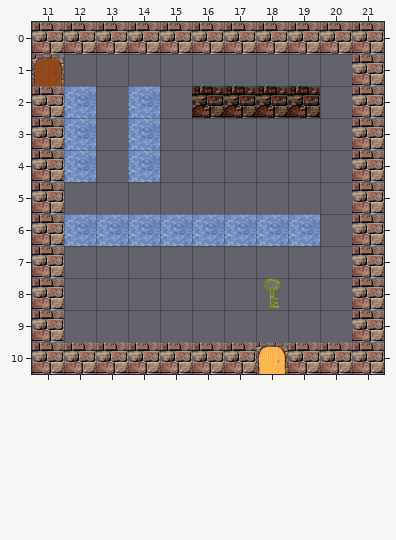
Level history. Tiled map: Clockwise/assets/top-right.tmx. That is the earlier state.
Cells are 32x32 px. Shown: x 11..21, y 0..10.
New version:
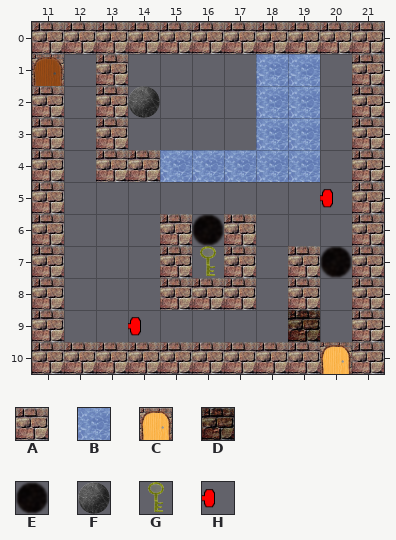
Key: from "tiles": A 0, B 1, C 2, D 4, E 5, F 6, G 9, H 10.
_ is an empty cell.
Tiles of an added or newly shown layer are drawn over the layers below it.
See-through tiles are keyed as they look on the map.
What changed:
Layer "Tile Layer 2" (now hidden):
Tile A is gone in row 10 at x 20.
Tile B is gone in rows 2 to 4 at x 12 and 14; in row 6 at x 12 to 19.
Tile C is gone in row 10 at x 18.
Tile D is gone in row 2 at x 16 to 19.
Tile G is gone in row 8 at x 18.
Layer "Tile Layer 3" (added):
The author put tile A in rows 1 to 3 at x 13; in row 4 at x 13 to 14; in row 6 at x 15 and 17; in row 7 at x 15, 17 and 19; in row 8 at x 15 to 17 and 19; in row 10 at x 18.
The author put tile B in rows 1 to 3 at x 18 to 19; in row 4 at x 15 to 19.
The author put tile C in row 10 at x 20.
The author put tile D in row 9 at x 19.
The author put tile E in row 6 at x 16; in row 7 at x 20.
The author put tile F in row 2 at x 14.
The author put tile G in row 7 at x 16.
The author put tile H in row 5 at x 20; in row 9 at x 14.
Pixel boxes of the changes (left, top, right, bottom) in both pictures:
changed: (64, 54, 352, 374)
